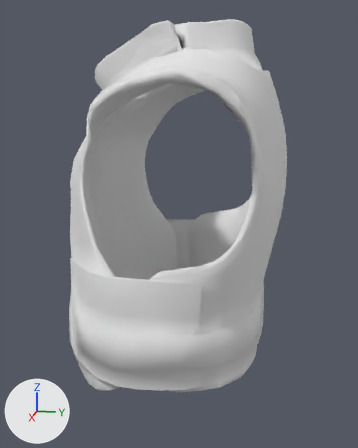
Before and after pictures for a commit that changed the OBJ model mesh/armor.obj.
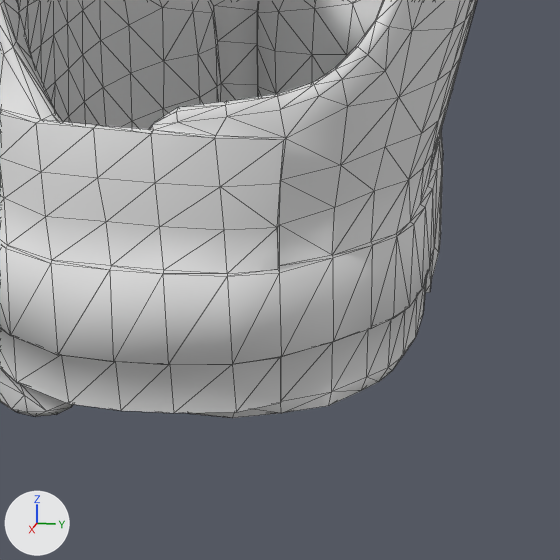
Old and new are each drawn whole from a camera (50 mm lens) standing at (30.5, 6.3, 17.9) and looking at (-0.3, 0.1, 10.2) and again close up on the part from 26% to 86% of the width and 51% to 100% of the height. Lighting does not change. The marker at lower left points along +X, +Y and +Z. The first two pictures are the older version. The close-ups show mesh edges as thin lines. Where no turn or scale is listed for an object, it has been applied to the vertices.

The first close-up shows 'AR_Gjel_lod0'.
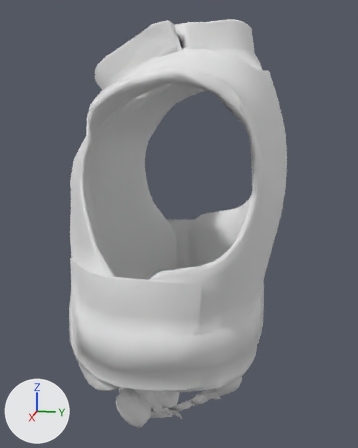
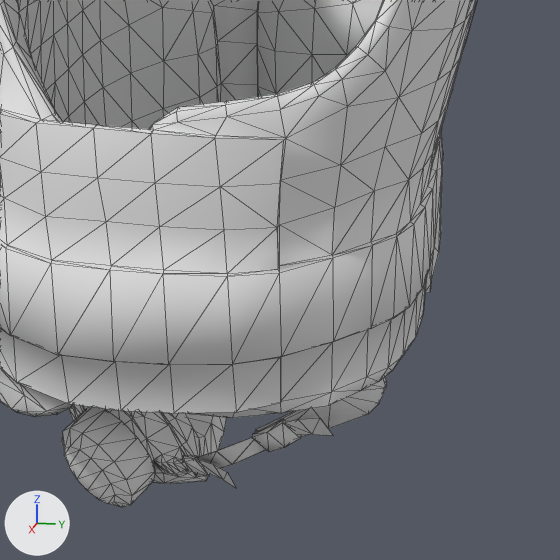
Changed parts and their boxes (x1, y1, x2, y2) in the close-ups (560 x 560 px):
'respirator', added: after (62, 377, 387, 508)

The change, as a diff of the scene's bpy script:
```diff
--- a/mesh/armor.obj.py
+++ b/mesh/armor.obj.py
@@ mat_respirator @@
+mat_respirator = principled_material('respirator')
+mat_respirator.base_color = (0.8, 0.8, 0.8)  # white #e7e7e7
+mat_respirator.roughness = 1.0
@@ me_respirator @@
+me_respirator.from_pydata(...)  # 724 vertices, 1258 faces; spans x -4.09..4.28, y -4.3..4.82, z -3.62..4.7
+me_respirator.materials.append(mat_respirator)  # white #e7e7e7
@@ ob_respirator @@
+ob_respirator = bpy.data.objects.new('respirator', me_respirator)
+ob_respirator.location = (0.0, 0.0, 0.0)
```
